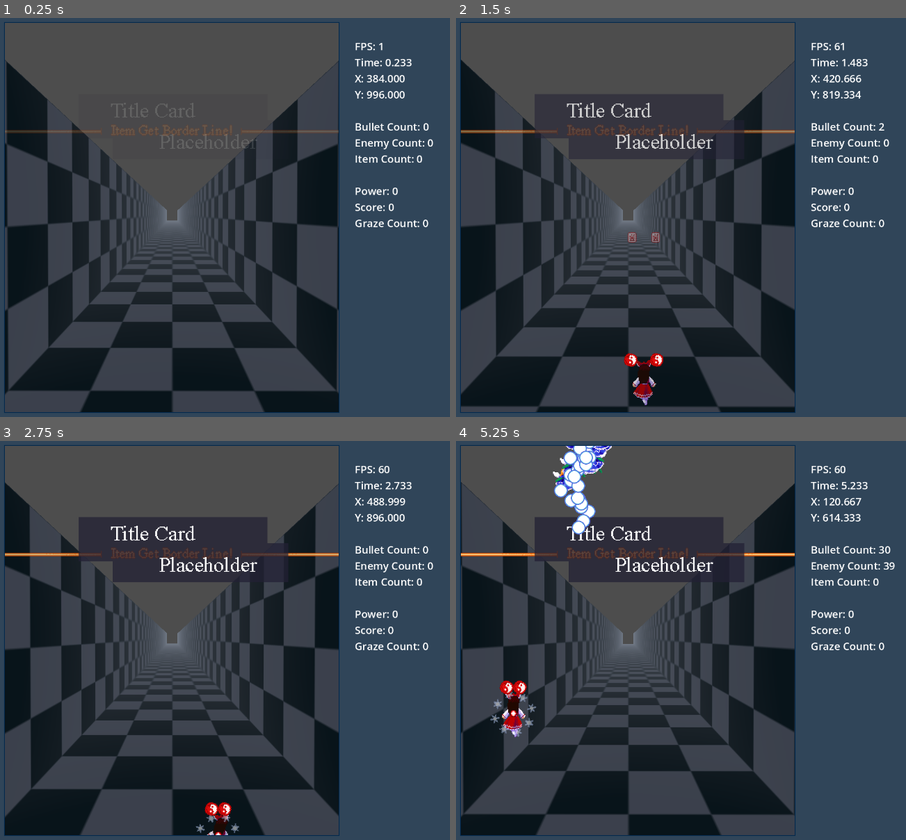
Above: before the commit, frames 1-4 (two rows, left to right).
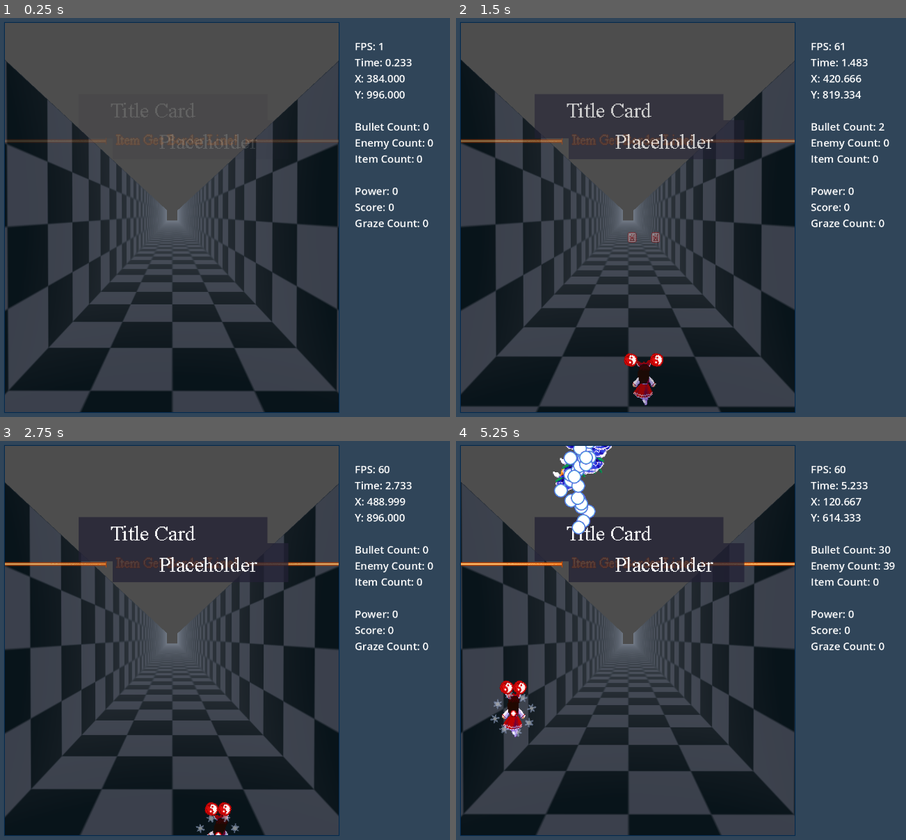
Above: after the commit, the same moments.

Repository: StahlReyn/th-bullet-test
Game: Godot game, scene res://gamestate/gamemain.tscn
Same seed, same stepped clock (60 frames per second), same inputs: the game is played once before the commit and once after it.
Inputs:
- Up to frame 1 (0.25 s): no input
- Up to frame 2 (1.5 s): hold Right (move_right) 0.53-1.28 s; hold Shift (focus) 0.53-1.28 s; hold Down (move_down) from 1.28 s (still down); tap Z (shoot) at 1.35 s
- Up to frame 3 (2.75 s): release Down (move_down) at 2.03 s; hold Right (move_right) from 2.03 s (still down); hold Shift (focus) from 2.03 s (still down)
- Up to frame 4 (5.25 s): release Right (move_right) at 2.78 s; release Shift (focus) at 2.78 s; hold Up (move_up) 2.78-3.53 s; tap Z (shoot) at 2.85, 4.35 s; hold Shift (focus) 3.53-4.28 s; hold Left (move_left) 3.53-5.03 s; hold Down (move_down) from 5.03 s (still down); hold Shift (focus) from 5.03 s (still down)

The runs differ from the first frame. In frame 1, 1.0% of the frame differs, in the area x 1-76%, y 26-32%; in frame 2, 1.4%; in frame 3, 1.3%; in frame 4, 1.4%.

Commit message:
fixed up item border range

Diff:
--- a/data/character/player.tscn
+++ b/data/character/player.tscn
@@ -9,7 +9,6 @@
 [ext_resource type="AudioStream" uid="uid://d2xwmw785vew0" path="res://assets/audio/sfx/bullet_player.wav" id="5_u1jrk"]
 [ext_resource type="Texture2D" uid="uid://c0wruv71j8ich" path="res://assets/img/character/graze_circle.png" id="7_sufo8"]
 [ext_resource type="PackedScene" uid="uid://curt0mp7nsjs6" path="res://data/shooters/homing_amulet_1.tscn" id="8_nfcem"]
-[ext_resource type="Script" path="res://scripts/stage/area_item_collection.gd" id="9_73hfm"]
 
 [sub_resource type="AtlasTexture" id="AtlasTexture_o0t4v"]
 atlas = ExtResource("2_k7rwp")
@@ -98,9 +97,6 @@
 [sub_resource type="CircleShape2D" id="CircleShape2D_e5t30"]
 radius = 40.0
 
-[sub_resource type="CircleShape2D" id="CircleShape2D_2obxy"]
-radius = 150.0
-
 [node name="Player" type="Area2D" node_paths=PackedStringArray("area_graze", "audio_shoot", "audio_item", "main_anim_sprite", "main_collision", "audio_death") groups=["player"]]
 collision_mask = 20
 script = ExtResource("1_wuaqp")
@@ -149,16 +145,7 @@
 [node name="AudioGraze" type="AudioStreamPlayer2D" parent="AreaGraze"]
 stream = ExtResource("5_btd5j")
 
-[node name="AreaItemCollection" type="Area2D" parent="."]
-collision_layer = 0
-collision_mask = 16
-script = ExtResource("9_73hfm")
-
-[node name="CollisionShape2D" type="CollisionShape2D" parent="AreaItemCollection"]
-shape = SubResource("CircleShape2D_2obxy")
-
 [node name="HomingAmulet1" parent="." instance=ExtResource("8_nfcem")]
 
 [connection signal="area_entered" from="." to="." method="_on_area_entered"]
 [connection signal="area_entered" from="AreaGraze" to="AreaGraze" method="_on_area_entered"]
-[connection signal="area_entered" from="AreaItemCollection" to="AreaItemCollection" method="_on_area_entered"]
--- a/gamestate/area_collection.gd
+++ b/gamestate/area_collection.gd
@@ -1,10 +1,10 @@
 class_name AreaCollection
-extends Area2D
+extends Sprite2D
 
 var appear_time : float = 0
 
 func _ready() -> void:
-	pass
+	appear_time = 0
 
 func _process(delta: float) -> void:
 	if appear_time > 0:
@@ -16,15 +16,5 @@
 	else:
 		visible = false
 
-func _on_area_entered(area: Area2D) -> void:
-	for item in GameUtils.get_point_items():
-		item.magnet_target = GameUtils.get_player()
-		item.maximum_collect = true
-
-func _on_area_exited(area: Area2D) -> void:
-	for item in GameUtils.get_point_items():
-		item.magnet_target = null
-		item.maximum_collect = false
-
 func _on_gameview_game_start() -> void:
 	appear_time = 7.0
--- a/gamestate/gameview.tscn
+++ b/gamestate/gameview.tscn
@@ -10,9 +10,6 @@
 [ext_resource type="Script" path="res://scripts/stage/stage_handler.gd" id="8_e6ddu"]
 [ext_resource type="Texture2D" uid="uid://cb0p73frtui6m" path="res://assets/img/system/item_get_line.png" id="9_gyqvd"]
 [ext_resource type="Script" path="res://gamestate/area_collection.gd" id="10_w4su3"]
-
-[sub_resource type="RectangleShape2D" id="RectangleShape2D_nify0"]
-size = Vector2(768, 250)
 
 [node name="Gameview" type="Node2D" groups=["game_view"]]
 script = ExtResource("1_dyv06")
@@ -36,20 +33,11 @@
 script = ExtResource("8_e6ddu")
 script_stage = ExtResource("2_x6fis")
 
-[node name="AreaCollection" type="Area2D" parent="."]
-collision_layer = 0
-script = ExtResource("10_w4su3")
-
-[node name="CollisionShape2D" type="CollisionShape2D" parent="AreaCollection"]
-position = Vector2(384, 126)
-shape = SubResource("RectangleShape2D_nify0")
-
-[node name="ItemGetLine" type="Sprite2D" parent="AreaCollection"]
-position = Vector2(383, 250)
+[node name="AreaCollection" type="Sprite2D" parent="."]
+position = Vector2(394, 272)
 scale = Vector2(2, 2)
 texture = ExtResource("9_gyqvd")
+script = ExtResource("10_w4su3")
 
 [connection signal="game_start" from="." to="AreaCollection" method="_on_gameview_game_start"]
 [connection signal="body_entered" from="Player" to="Player" method="_on_body_entered"]
-[connection signal="area_entered" from="AreaCollection" to="AreaCollection" method="_on_area_entered"]
-[connection signal="area_exited" from="AreaCollection" to="AreaCollection" method="_on_area_exited"]
--- a/scripts/items/item.gd
+++ b/scripts/items/item.gd
@@ -28,7 +28,6 @@
 var spawn_time : float
 
 var magnet_target : Node2D
-var maximum_collect : bool = false
 var distance_squared : float
 
 func _ready() -> void:
@@ -54,7 +53,7 @@
 func is_magnetic() -> bool:
 	if not magnet_target: # Sometimes self is Nil when A lot happens
 		return false
-	return distance_squared < magnet_range_squared or magnet_target.position.y < collect_line_y
+	return is_player_range() or is_item_border_range()
 
 func is_spawning() -> bool:
 	return spawn_time > 0
@@ -112,19 +111,27 @@
 	var point = get_point_value()
 	if point > 0:
 		item_display.set_text(str(point))
-	if maximum_collect:
+	if is_item_border_range():
 		item_display.set_maximum_style()
 
 func check_despawn() -> void:
 	if position.y > 1000:
 		call_deferred("queue_free")
 
+func is_player_range() -> bool:
+	return distance_squared < magnet_range_squared
+
+func is_item_border_range() -> bool:
+	if magnet_target:
+		return magnet_target.position.y < collect_line_y
+	return false
+
 func get_point_value() -> int:
 	match type:
 		Type.POWER:
 			return 10
 		Type.POINT:
-			if maximum_collect:
+			if is_item_border_range():
 				return 20000
 			var pos_y = GameUtils.get_player().position.y
 			return 20000 - int(pos_y * 10) # Further Up (Lower Y), higher point
--- a/scripts/stage/area_item_collection.gd
+++ /dev/null
@@ -1,13 +0,0 @@
-class_name AreaItemCollection
-extends Area2D
-
-# Called when the node enters the scene tree for the first time.
-func _ready() -> void:
-	pass # Replace with function body.
-
-# Called every frame. 'delta' is the elapsed time since the previous frame.
-func _process(delta: float) -> void:
-	pass
-
-func _on_area_entered(area: Area2D) -> void:
-	pass
Not shown: 1 places in data/character/player.tscn that only renumber resources
Not shown: 1 places in gamestate/gameview.tscn that only renumber resources
